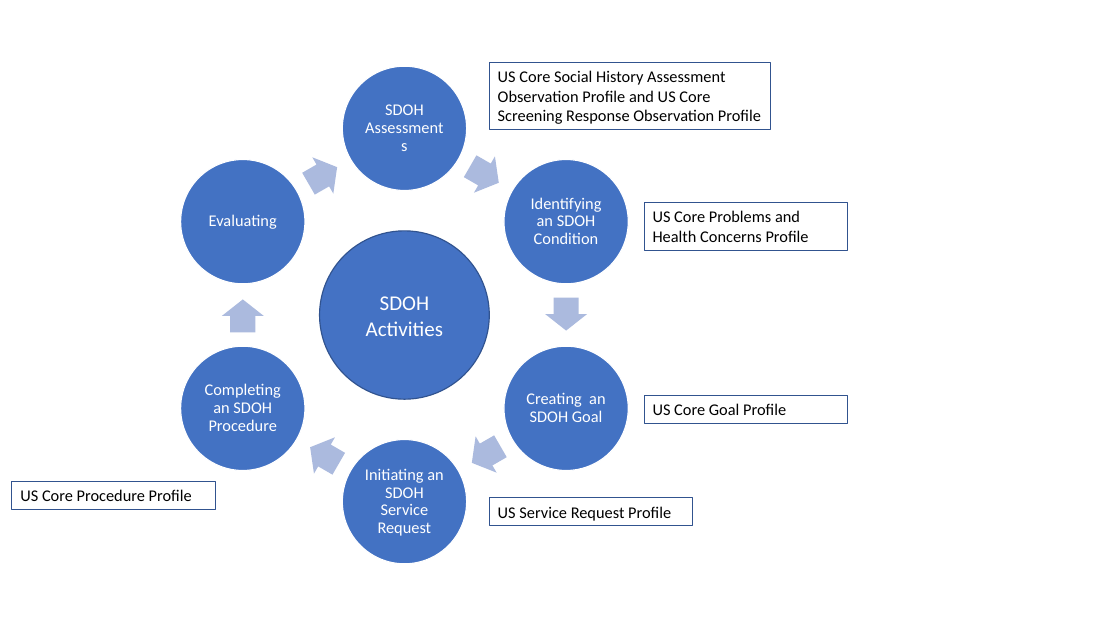
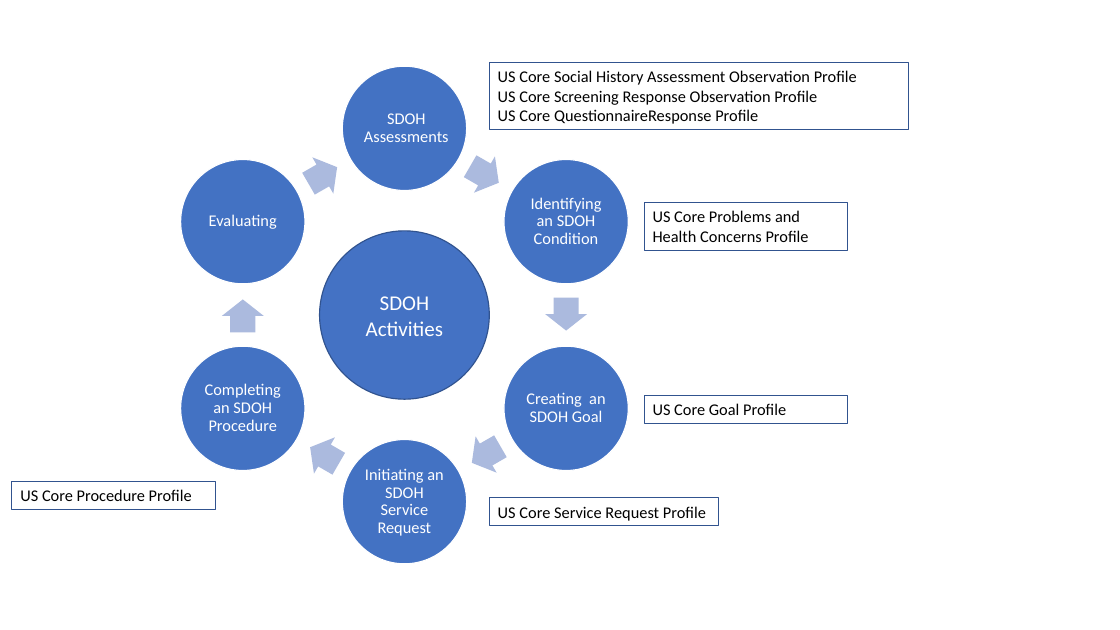
Before and after one commit to HL7/US-Core, a slide deck: slide 2 of input/images-source/SDOHAssessmentDiagrams_USCore_C-CDA.pptx. Drawn at 1120x630 pixels with LibreOffice and Linux fonts; fonts in the diff are those of the drawing. Boxes give left, top, right and bottom in pixels: in the first picture for what was removed or moved away, otherwise in the second. Text is boxed around its words. In the diff, an @@ line names an element or a change of style, - is before the commit and + after.

```diff
--- a/input/images-source/SDOHAssessmentDiagrams_USCore_C-CDA.pptx
+++ b/input/images-source/SDOHAssessmentDiagrams_USCore_C-CDA.pptx
@@ text "SDOH Assessments" rewrapped from [385, 104, 424, 115] to [364, 113, 449, 142] @@
@@ rectangle "US Core Social History Assessment ...": place and size @@
-rectangle "US Core Social History Assessment ..." at [490, 62, 770, 130]
+rectangle "US Core Social History Assessment ..." at [490, 62, 909, 130]
@@ text in rectangle at [498, 70, 857, 124]: text changed @@
-US Core Social History Assessment Observation Profile and US Core Screening Response Observation Profile
+US Core Social History Assessment Observation Profile
+US Core Screening Response Observation Profile
+US Core QuestionnaireResponse Profile
@@ rectangle "US Core Service Request Profile": place and size @@
-rectangle "US Core Service Request Profile" at [490, 497, 693, 526]
+rectangle "US Core Service Request Profile" at [490, 497, 719, 526]
@@ text in rectangle at [498, 506, 706, 521]: text changed @@
-US Service Request Profile
+US Core Service Request Profile
```
Also in this commit, not shown: 5 other files.
